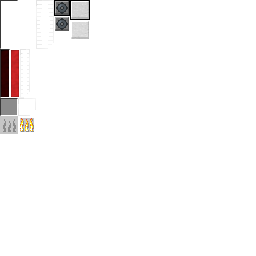
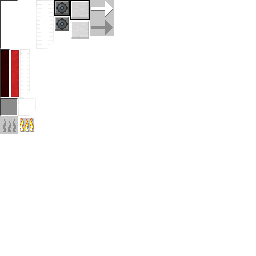
Layers edited between the first and the second w=256, h=256 image:
painted on "Layer" over (x1=90, y1=0, x2=114, y2=36)
